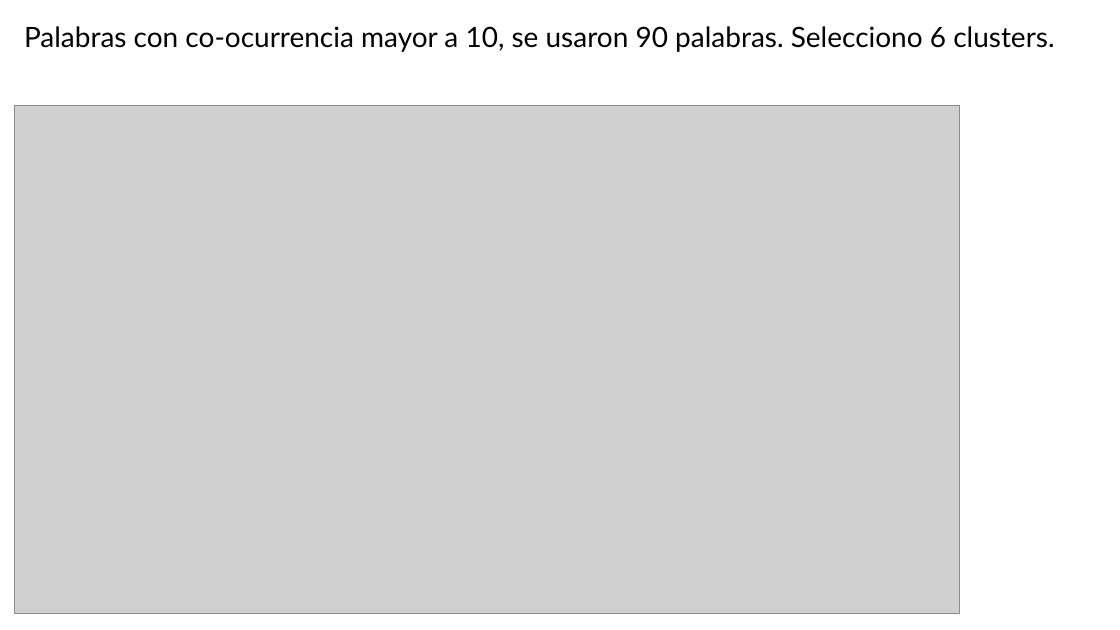
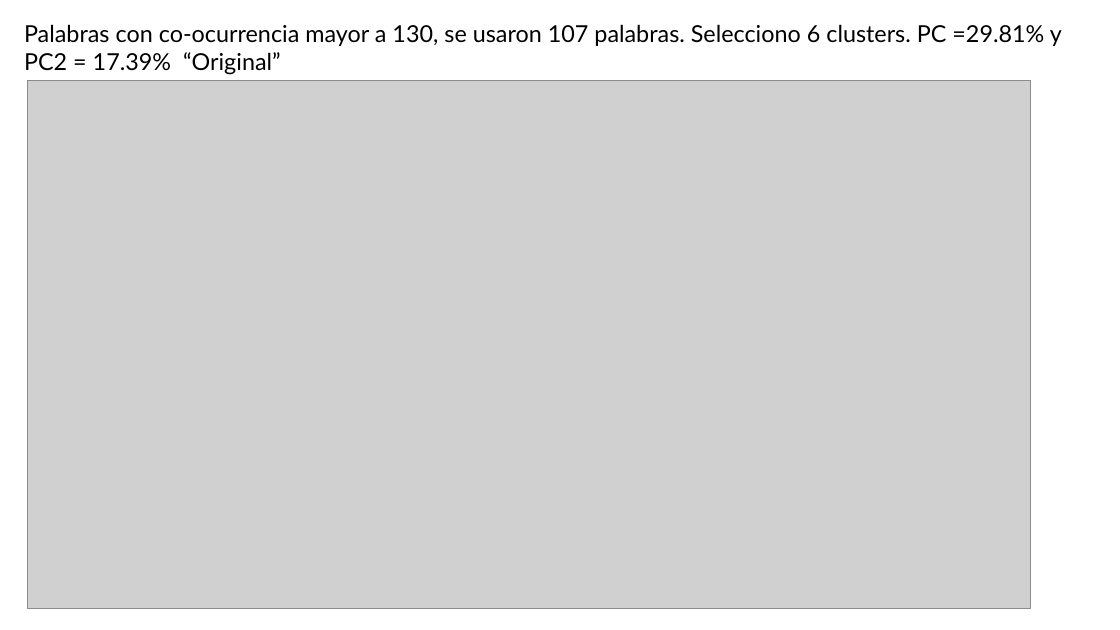
Before and after one commit to Omar-Santiago/semillas, a slide deck: slide 1 of mapa temas.pptx (slide 3 before the commit). Drawn at 1120x630 pixels with LibreOffice and Linux fonts; fonts in the diff are those of the drawing; grey boxes stand for pictures. Boxes give left, top, right and bottom in pixels: in the first picture for what was removed or moved away, otherwise in the second. Text is boxed around its words. In the diff, an @@ line names an element or a change of style, - is before the commit and + after.

```diff
--- a/mapa temas.pptx
+++ b/mapa temas.pptx
@@ text at (24, 24, 1062, 75): text changed; size 24 to 20 pt @@
-Palabras con co-ocurrencia mayor a 10, se usaron 90 palabras. Selecciono 6 clusters.
+Palabras con co-ocurrencia mayor a 130, se usaron 107 palabras. Selecciono 6 clusters. PC =29.81% y PC2 = 17.39% “Original”
@@ picture: place and size @@
-picture at (15, 105, 960, 613)
+picture at (27, 81, 1031, 608)
```
Also in this commit, not shown: 2 other slides changed, 4 slides added, 7 slides removed, 27 other files.
